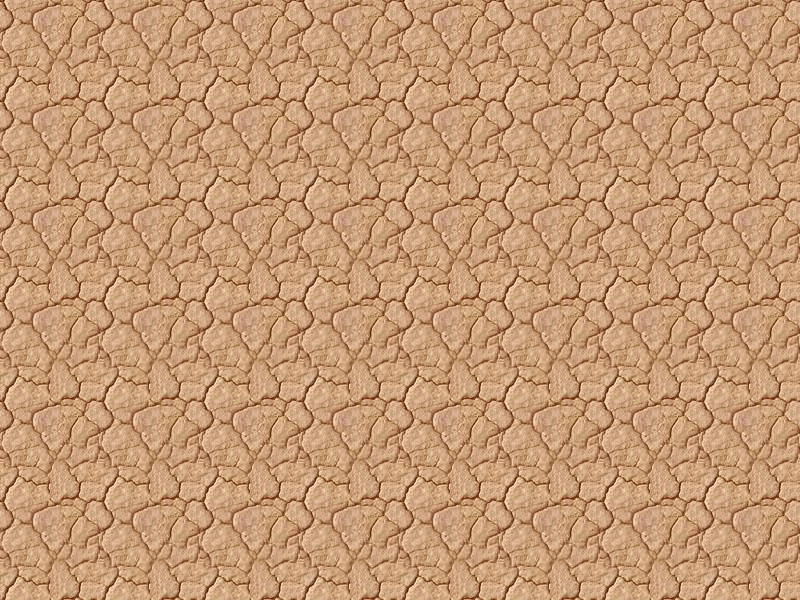
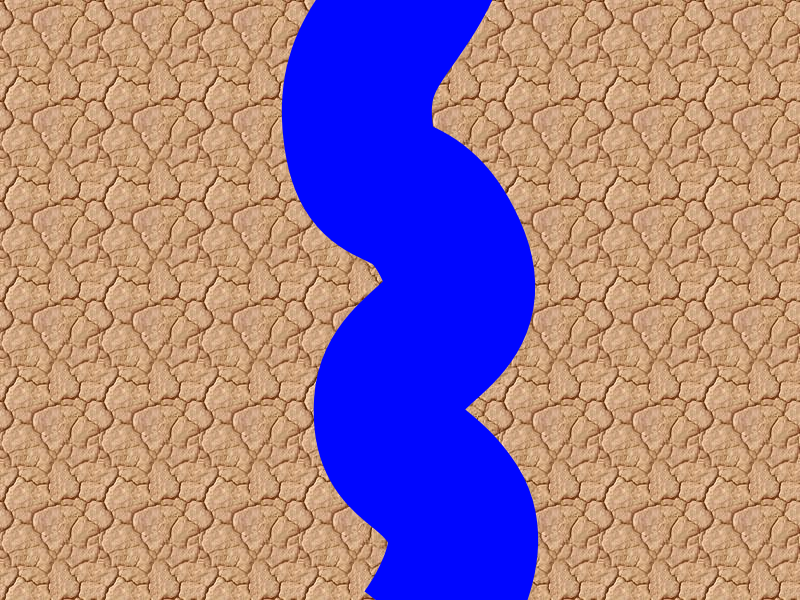
Layered file, before and after one edit (w=800, h=600). Changes by layer:
painted on "River" over [281, 0, 539, 600]
